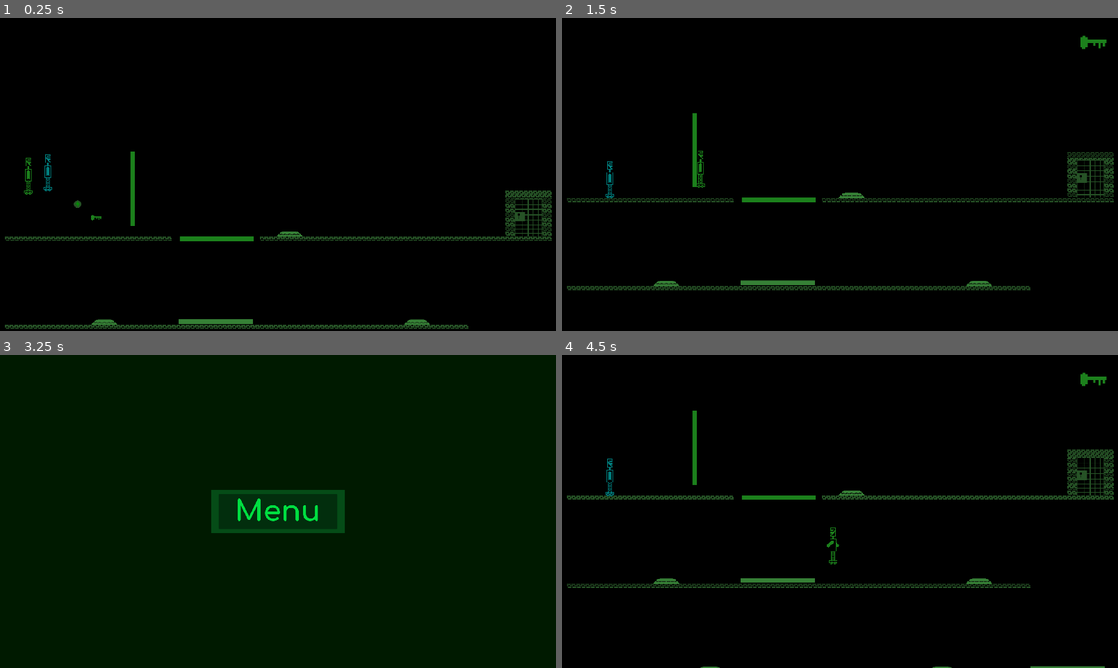
Above: before the commit, frames 1-4 (two rows, left to right).
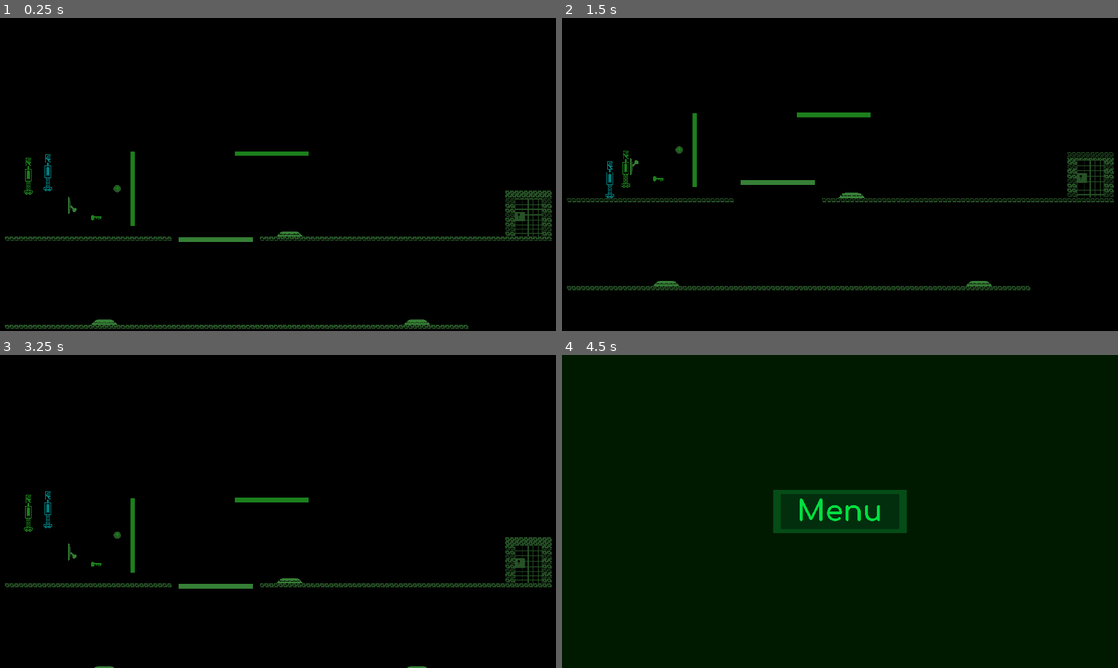
Above: after the commit, the same moments.

Repository: RetroRabiul/Lal_And_Nil
Game: Godot game, scene res://scenes/level_5.tscn
The game is run twice, just before and just after one commit, with the same random seed, the same clock (stepped at 60 frames per second) and the same inputs. This scene is started directly instead of the project's main scene.
Inputs:
- Up to frame 1 (0.25 s): no input
- Up to frame 2 (1.5 s): hold D (p1_right) from 0.53 s (still down); tap Left (p2_left) at 0.6 s; tap Space (p1_jump) at 0.77 s; tap Right (p2_right) at 1.35 s
- Up to frame 3 (3.25 s): tap Space (p1_jump) at 1.52, 3.02 s; release D (p1_right) at 2.03 s; hold A (p1_left) 2.03-2.78 s; tap Tab (show_ui) at 2.1 s; tap Enter at 2.75 s; hold D (p1_right) from 2.78 s (still down); tap Left (p2_left) at 2.85 s
- Up to frame 4 (4.5 s): tap Right (p2_right) at 3.6 s; tap Space (p1_jump) at 3.77, 4.25 s; release D (p1_right) at 4.28 s; hold A (p1_left) from 4.28 s (still down); tap Tab (show_ui) at 4.35 s

The runs differ from the first frame. In frame 1, 0.7% of the frame differs, in the area x 12-56%, y 42-98%; in frame 2, 1.2%; in frame 3, 100%, in the area x 0-100%, y 0-100%; in frame 4, 99%.

Commit message:
lever_script

Diff:
--- a/scenes/level_5.tscn
+++ b/scenes/level_5.tscn
@@ -16,6 +16,7 @@
 [ext_resource type="PackedScene" uid="uid://dt5wsr2twr5gc" path="res://scenes/wall.tscn" id="14_68hud"]
 [ext_resource type="PackedScene" uid="uid://dkifxwybk12lg" path="res://scenes/powerup.tscn" id="15_jwrea"]
 [ext_resource type="PackedScene" uid="uid://bo1nc7yyjkt06" path="res://scenes/platform_control.tscn" id="16_ls1u8"]
+[ext_resource type="PackedScene" uid="uid://dct51k1gqgc00" path="res://scenes/lever.tscn" id="17_i670b"]
 
 [sub_resource type="TileSetAtlasSource" id="TileSetAtlasSource_7gny6"]
 texture = ExtResource("2_68hud")
@@ -75,7 +76,7 @@
 move_to = Vector2(0, -200)
 
 [node name="Floating_platform2" parent="." instance=ExtResource("4_ls1u8")]
-position = Vector2(744, 694)
+position = Vector2(744, 411)
 move_to = Vector2(0, -300)
 
 [node name="Trap" parent="." instance=ExtResource("5_i670b")]
@@ -139,12 +140,16 @@
 state = 1
 
 [node name="powerup" parent="." instance=ExtResource("15_jwrea")]
-position = Vector2(267, 289)
+position = Vector2(404, 235)
 power = 1
 
 [node name="platform_control" parent="." instance=ExtResource("16_ls1u8")]
-position = Vector2(748, 408)
+position = Vector2(937, 114)
 rotation = 1.5708
 state = 1
 
+[node name="lever" parent="." node_paths=PackedStringArray("linked_objects") instance=ExtResource("17_i670b")]
+position = Vector2(250, 293)
+linked_objects = [NodePath("../Floating_platform2")]
+
 [connection signal="body_entered" from="Death_Area" to="Death_Area" method="_on_body_entered"]
--- a/scenes/lever.tscn
+++ b/scenes/lever.tscn
@@ -9,20 +9,6 @@
 animations = [{
 "frames": [{
 "duration": 1.0,
-"texture": ExtResource("3_dkrws")
-}, {
-"duration": 1.0,
-"texture": ExtResource("2_8di2w")
-}, {
-"duration": 1.0,
-"texture": ExtResource("1_qxmkn")
-}],
-"loop": false,
-"name": &"down",
-"speed": 5.0
-}, {
-"frames": [{
-"duration": 1.0,
 "texture": ExtResource("1_qxmkn")
 }, {
 "duration": 1.0,
@@ -32,8 +18,22 @@
 "texture": ExtResource("3_dkrws")
 }],
 "loop": false,
-"name": &"up",
+"name": &"off",
 "speed": 5.0
+}, {
+"frames": [{
+"duration": 1.0,
+"texture": ExtResource("3_dkrws")
+}, {
+"duration": 1.0,
+"texture": ExtResource("2_8di2w")
+}, {
+"duration": 1.0,
+"texture": ExtResource("1_qxmkn")
+}],
+"loop": true,
+"name": &"on",
+"speed": 2.0
 }]
 
 [sub_resource type="RectangleShape2D" id="RectangleShape2D_3flmr"]
@@ -46,7 +46,7 @@
 unique_name_in_owner = true
 rotation = 1.5708
 sprite_frames = SubResource("SpriteFrames_efr3d")
-animation = &"down"
+animation = &"off"
 
 [node name="leverCollisionShape" type="CollisionShape2D" parent="."]
 rotation = 1.5708
--- a/scenes/powerup.tscn
+++ b/scenes/powerup.tscn
@@ -1,8 +1,8 @@
 [gd_scene load_steps=5 format=3 uid="uid://dkifxwybk12lg"]
 
 [ext_resource type="Script" uid="uid://0kv52fjoeafv" path="res://scripts/powerup.gd" id="1_406cw"]
-[ext_resource type="Texture2D" uid="uid://duh1srmdiat1l" path="res://assets/powerup/power_up1.png" id="1_ih772"]
-[ext_resource type="Texture2D" uid="uid://didwt2f344sp0" path="res://assets/powerup/power_up2.png" id="2_406cw"]
+[ext_resource type="Texture2D" uid="uid://duh1srmdiat1l" path="res://assets/power_up1.png" id="1_ih772"]
+[ext_resource type="Texture2D" uid="uid://didwt2f344sp0" path="res://assets/power_up2.png" id="2_406cw"]
 
 [sub_resource type="CircleShape2D" id="CircleShape2D_pufsy"]
 radius = 13.0
--- a/scripts/lever.gd
+++ b/scripts/lever.gd
@@ -1,8 +1,13 @@
 extends StaticBody2D
+
+
+@export var linked_objects : Array[Node2D]
+#var pulled : bool = false
+var can_pull : bool = true
 
 # Called when the node enters the scene tree for the first time.
 func _ready() -> void:
-	pass # Replace with function body.
+	pass
 
 
 # Called every frame. 'delta' is the elapsed time since the previous frame.
@@ -11,14 +16,44 @@
 
 
 func lever_state(state):
-	if state:
-		_lever_movement("up")
-	else:
-		_lever_movement("down")
+	if state :
+		if can_pull:
+			can_pull = false
+			#%lever.animation = "on"
+			#await get_tree().create_timer(0.5).timeout
+			_lever_movement("on")
+			#for object in linked_objects:
+				#if object.has_method("use_me"):
+					#object.use_me(true)
+		#else:
+			#can_pull = true
+			#_lever_movement("off")
+
+	#if state :
+		#if can_pull:
+			#if !pulled:
+				#can_pull = false
+				#pulled = true
+				#_lever_movement("on")
+			#else:
+				#can_pull = true
+				#pulled = false
+				#_lever_movement("off")
 
 func _lever_movement(action):
 	print(action)
-	if action == "up":
-		%lever.animation.play("up")
-	elif action == "down":
-		%lever.animation.play("down")
+	if action == "on":
+		%lever.animation = "on"
+		#await get_tree().create_timer(0.5).timeout
+		#can_pull = true
+		for object in linked_objects:
+				if object.has_method("use_me"):
+					object.use_me(true)
+	#elif action == "off":
+		#%lever.animation = "off"
+		#can_pull = true
+		#await get_tree().create_timer(0.5).timeout
+		#for object in linked_objects:
+				#if object.has_method("use_me"):
+					#object.use_me(false)
+	#
--- a/scripts/player.gd
+++ b/scripts/player.gd
@@ -113,14 +113,16 @@
 		## No wall or normal object → move freely
 		#
 
-	#for i in range(get_slide_collision_count()):
-		#var collision = get_slide_collision(i)
-		#var wall = collision.get_collider()
-		#if wall and wall.has_method("can_player_pass"):
-			#if wall.can_player_pass(player_color):
+	for i in range(get_slide_collision_count()):
+		var collision = get_slide_collision(i)
+		var item = collision.get_collider()
+		if item and item.has_method("lever_state"):
+			item.lever_state(true)
+			#print(item)
+			#if wall.lever_state(player_color):
 				## Push through by applying leftover velocity
 				#global_position += velocity * get_physics_process_delta_time()
-
+	#
 
 
 	#
--- a/scripts/player_2.gd
+++ b/scripts/player_2.gd
@@ -91,6 +91,15 @@
 			$PlayerAnimation.play("idle")
 
 
+
+	for i in range(get_slide_collision_count()):
+		var collision = get_slide_collision(i)
+		var item = collision.get_collider()
+		if item and item.has_method("lever_state"):
+			item.lever_state(true)
+
+
+
 	#
 	#var direction := Input.get_axis("p1_left", "p1_right")
 	#if direction:
Not shown: 1 places in scenes/level_5.tscn that only renumber resources
